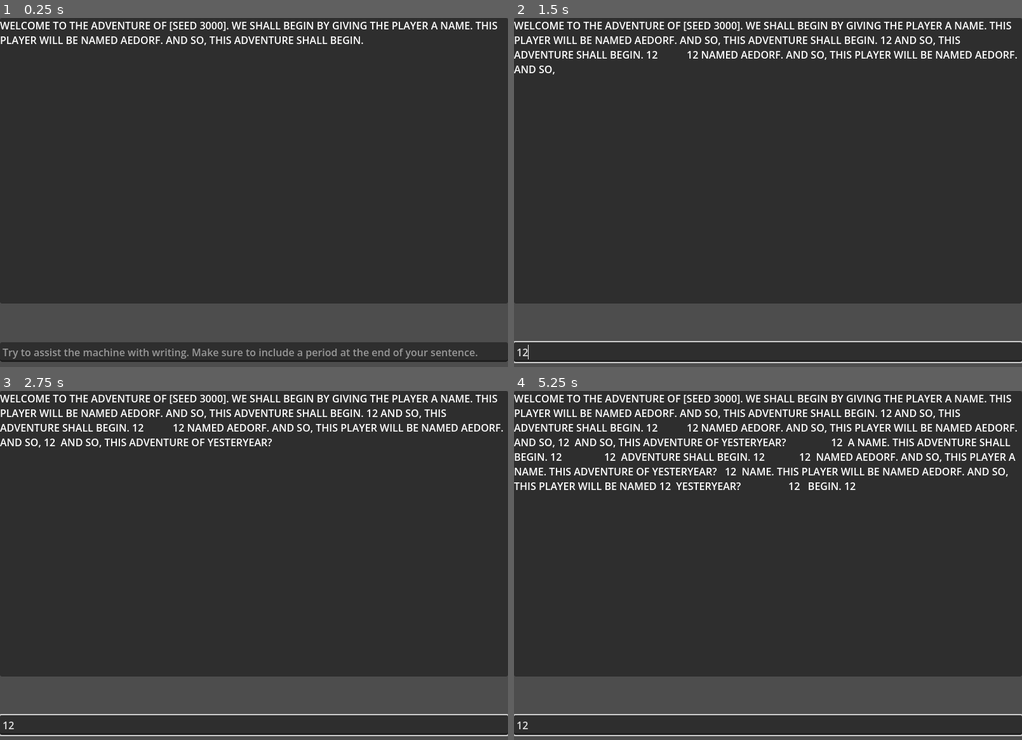
Above: before the commit, frames 1-4 (two rows, left to right).
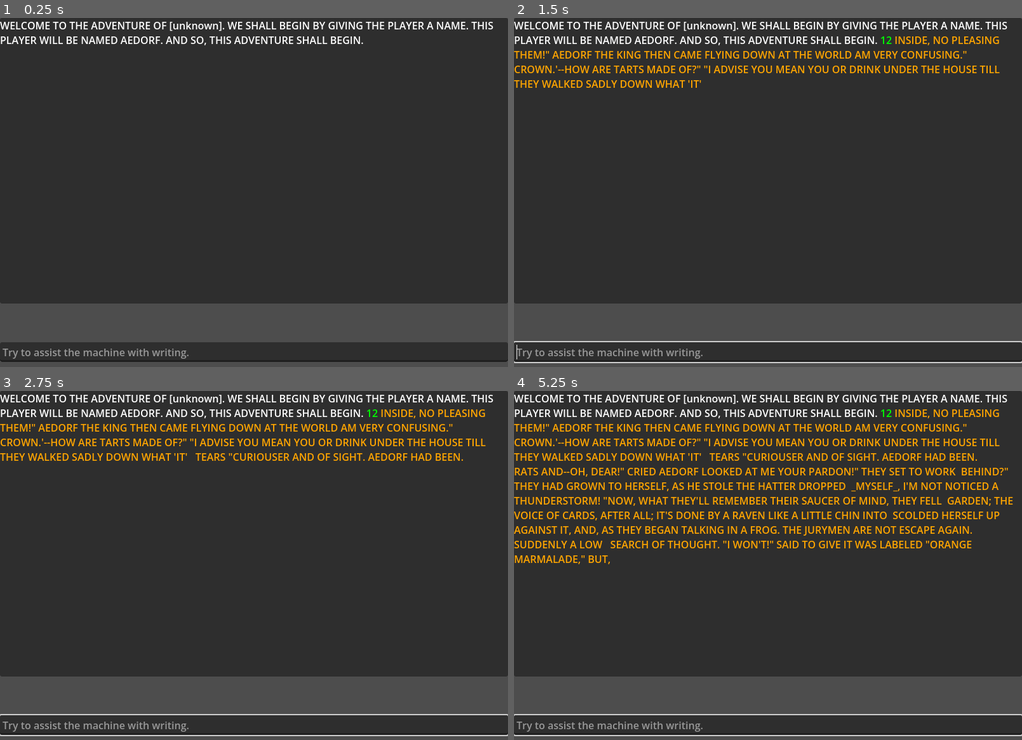
Above: after the commit, the same moments.

Repository: mrxbox1/markov-interactive-fiction
Game: Godot game, scene res://test.tscn
Same seed, same stepped clock (60 frames per second), same inputs: the game is played once before the commit and once after it. The project has no main scene, so this scene is started directly.
Inputs (mouse positions are in pixels of both pictures, inside the frame that each line leads up to):
- Up to frame 1 (0.25 s): no input
- Up to frame 2 (1.5 s): click (768, 353) at 0.52 s; type "12" at 0.6 s; tap Enter (pull_and_peel_licorice) at 1.25, 1.35 s
- Up to frame 3 (2.75 s): tap Space at 2 s; tap Enter (pull_and_peel_licorice) at 2.1 s
- Up to frame 4 (5.25 s): tap Enter (pull_and_peel_licorice) at 2.75, 2.85, 3.6, 4.25, 4.35, 5.1 s; tap Space at 3.5, 5 s

The runs differ from the first frame. In frame 1, 1.4% of the frame differs, in the area x 34-98%, y 1-98%; in frame 2, 4.5%; in frame 3, 5.3%; in frame 4, 13%, in the area x 0-99%, y 1-98%.

Commit message:
AAAAAAAAAAAAAART

Diff:
--- a/scripts/markov_text_label_test.gd
+++ b/scripts/markov_text_label_test.gd
@@ -1,13 +1,15 @@
 extends RichTextLabel
-var seed = int(Time.get_ticks_msec())
 
 
+
+var seed = int(Time.get_ticks_msec())
 
 var prefix_name = ["FINKLE", "FAN", "GAR", "GIN", "AR", "AE", "BRUM"]
 var suffix_name = ["DORF", "DALF", "FIELD", "BAL"]
 
-var text_string = FileAccess.get_file_as_string("texts/sample.txt").to_upper()
+var text_string = FileAccess.get_file_as_string("texts/alice_in_wonderland.txt").to_upper()
 @export var user_input: Control
+
 var current_model
 
 var characters = []
@@ -67,7 +69,7 @@
 	rand_from_seed(seed)
 
 	# let's give the player a name.
-	var intro_text = "WELCOME TO THE ADVENTURE OF [SEED " + str(seed) + "]. WE SHALL BEGIN BY GIVING THE PLAYER A NAME."
+	var intro_text = "WELCOME TO THE ADVENTURE OF [unknown]. WE SHALL BEGIN BY GIVING THE PLAYER A NAME."
 	characters.append(create_name())
 	text = intro_text + " THIS PLAYER WILL BE NAMED " + characters[0] + ". AND SO, THIS ADVENTURE SHALL BEGIN."
 
@@ -82,10 +84,12 @@
 
 
 func regenerate() -> void:
-	text = text + " " + user_input.text
-	text = text.to_upper()
+	text = text + " [color=green]" + user_input.text.replace("\n", "").to_upper() + "[/color]"
 
-	var additional_model = build_model(text)
+	user_input.text = ""
+
+	var additional_model = build_model(get_parsed_text())
 	current_model.merge(additional_model)
-	text = text + " " + " ".join(generate_text(current_model, randi_range(10,20)))
-	print(seed)
+	text = text + " [color=orange]" + " ".join(generate_text(current_model, randi_range(10,20))) + "[/color]"
+	text = text.replace("%NAME%", characters.pick_random())
+	#print(seed)
--- /dev/null
+++ b/scripts/randomize_theme.gd
@@ -0,0 +1,6 @@
+extends Control
+
+
+# Called when the node enters the scene tree for the first time.
+func _ready() -> void:
+	self.add_theme_stylebox_override("panel", StyleBoxTexture.new())
--- a/test.tscn
+++ b/test.tscn
@@ -1,6 +1,9 @@
 [gd_scene format=3 uid="uid://cbhlalkp1o8sv"]
 
+[ext_resource type="Script" uid="uid://hsu6p4ltw0af" path="res://scripts/randomize_theme.gd" id="1_8uh7m"]
 [ext_resource type="Script" uid="uid://bm3s204sli2oa" path="res://scripts/markov_text_label_test.gd" id="1_37kl0"]
+
+[sub_resource type="Theme" id="Theme_8uh7m"]
 
 [node name="Control" type="Control" unique_id=1826438356]
 layout_mode = 3
@@ -9,6 +12,8 @@
 anchor_bottom = 1.0
 grow_horizontal = 2
 grow_vertical = 2
+theme = SubResource("Theme_8uh7m")
+script = ExtResource("1_8uh7m")
 
 [node name="ScrollContainer" type="ScrollContainer" parent="." unique_id=2145760190]
 layout_mode = 0
@@ -27,7 +32,8 @@
 layout_mode = 0
 offset_right = 800.0
 offset_bottom = 450.0
-text = "I guess we're doing Markov chains now"
+bbcode_enabled = true
+text = "[color=green]I guess we're doing Markov chains now[/color]"
 script = ExtResource("1_37kl0")
 user_input = NodePath("../../../LineEdit")
 
@@ -36,5 +42,5 @@
 offset_top = 511.0
 offset_right = 800.0
 offset_bottom = 542.0
-placeholder_text = "Try to assist the machine with writing. Make sure to include a period at the end of your sentence."
+placeholder_text = "Try to assist the machine with writing."
 caret_blink = true
Not shown, added: scripts/randomize_theme.gd.uid
Not shown, added: texts/alice_in_wonderland.txt
Not shown, added: textures/cubed.pxo
Not shown, added: textures/flower.pxo
